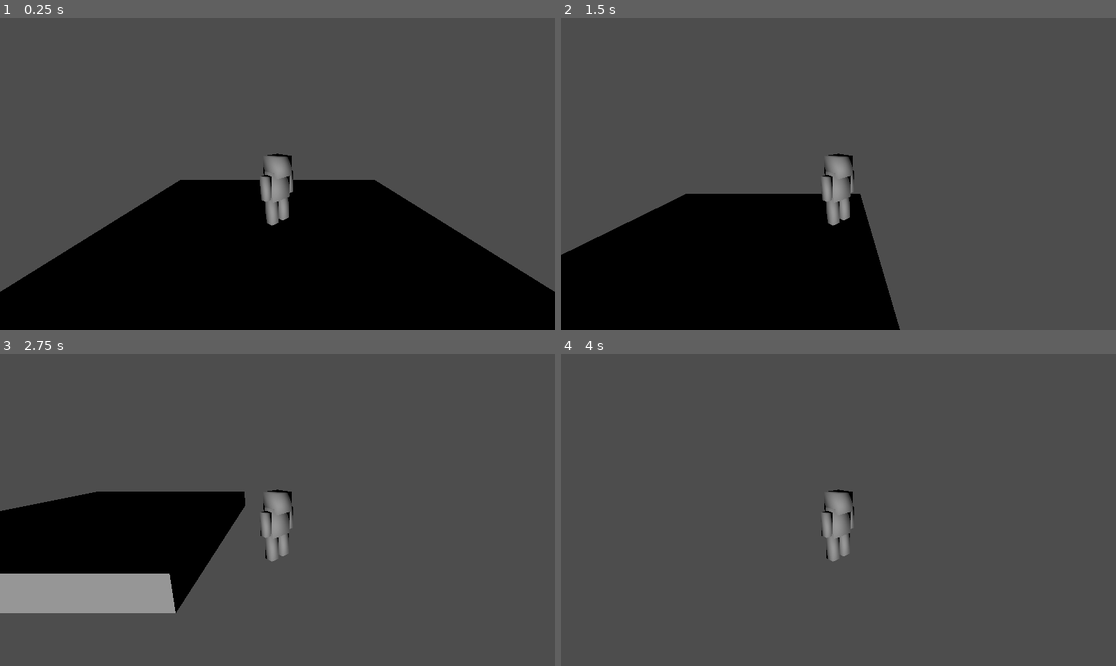
Above: before the commit, frames 1-4 (two rows, left to right).
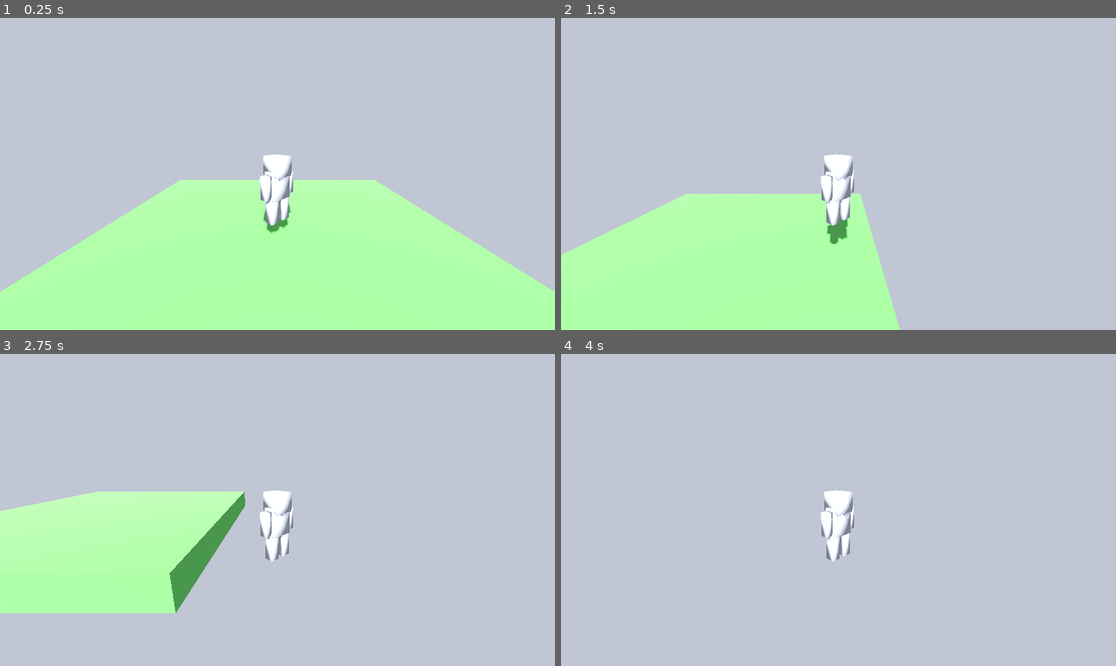
Above: after the commit, the same moments.

Repository: flaco99/valentine
Game: Godot game, scene res://node_3d.tscn
Two runs of this game, one before a commit and one after it. Both use one fixed random seed, a clock stepped at 60 frames per second and the inputs below.
Inputs:
- Up to frame 1 (0.25 s): no input
- Up to frame 2 (1.5 s): tap Enter at 0.5 s; hold D (move_right) 0.53-1.28 s; tap Space (jump) at 0.77 s; hold S (move_backward) from 1.28 s (still down)
- Up to frame 3 (2.75 s): tap Space (jump) at 1.52 s; release S (move_backward) at 2.03 s; hold D (move_right) from 2.03 s (still down)
- Up to frame 4 (4 s): release D (move_right) at 2.78 s; hold W (move_forward) 2.78-3.53 s; tap Space (jump) at 3.02, 3.77 s; hold A (move_left) from 3.53 s (still down)

The runs differ from the first frame. In frame 1, 100% of the frame differs, in the area x 0-100%, y 0-100%; in frame 2, 100%; in frame 3, 100%; in frame 4, 100%.

Commit message:
added green to floor

Diff:
--- /dev/null
+++ b/main-environment.tres
@@ -0,0 +1,27 @@
+[gd_resource type="Environment" load_steps=3 format=3 uid="uid://dgut7boj322bj"]
+
+[sub_resource type="ProceduralSkyMaterial" id="ProceduralSkyMaterial_lg8b7"]
+sky_horizon_color = Color(0.67451, 0.682353, 0.698039, 1)
+sky_curve = 0.0175
+ground_bottom_color = Color(1, 1, 1, 1)
+ground_curve = 0.171484
+
+[sub_resource type="Sky" id="Sky_7bk1c"]
+sky_material = SubResource("ProceduralSkyMaterial_lg8b7")
+
+[resource]
+background_mode = 1
+background_color = Color(0.752941, 0.776471, 0.827451, 1)
+sky = SubResource("Sky_7bk1c")
+ambient_light_source = 2
+ambient_light_color = Color(0.662745, 0.694118, 0.772549, 1)
+ambient_light_energy = 1.15
+tonemap_mode = 2
+ssao_enabled = true
+ssao_radius = 0.3
+ssao_intensity = 0.5
+ssao_power = 15.0
+glow_levels/2 = 0.6
+glow_levels/3 = 0.6
+glow_levels/5 = 0.0
+glow_intensity = 2.0
--- a/node_3d.tscn
+++ b/node_3d.tscn
@@ -1,13 +1,17 @@
-[gd_scene load_steps=6 format=3 uid="uid://b21vnp4qrdvlv"]
+[gd_scene load_steps=8 format=3 uid="uid://b21vnp4qrdvlv"]
 
 [ext_resource type="Script" path="res://player.gd" id="1_v0o8w"]
 [ext_resource type="ArrayMesh" uid="uid://bubmph2qs6nty" path="res://blocky_character.obj" id="2_dqxal"]
+[ext_resource type="Environment" uid="uid://dgut7boj322bj" path="res://main-environment.tres" id="3_w2v5p"]
 
 [sub_resource type="BoxShape3D" id="BoxShape3D_v7t32"]
 size = Vector3(1, 2, 1)
 
 [sub_resource type="BoxMesh" id="BoxMesh_ey47l"]
 size = Vector3(10, 1, 10)
+
+[sub_resource type="StandardMaterial3D" id="StandardMaterial3D_w41v2"]
+albedo_color = Color(0.34062, 0.63, 0.3024, 0.721569)
 
 [sub_resource type="BoxShape3D" id="BoxShape3D_e2kqw"]
 size = Vector3(10, 1, 10)
@@ -33,9 +37,15 @@
 [node name="MeshInstance3D" type="MeshInstance3D" parent="Floor"]
 transform = Transform3D(1, 0, 0, 0, 1, 0, 0, 0, 1, 0, -1, 0)
 mesh = SubResource("BoxMesh_ey47l")
+surface_material_override/0 = SubResource("StandardMaterial3D_w41v2")
 
 [node name="CollisionShape3D" type="CollisionShape3D" parent="Floor"]
 transform = Transform3D(1, 0, 0, 0, 1, 0, 0, 0, 1, 0, -1, 0)
 shape = SubResource("BoxShape3D_e2kqw")
 
 [node name="DirectionalLight3D" type="DirectionalLight3D" parent="."]
+transform = Transform3D(1, 0, 0, 0, 0.707107, 0.707107, 0, -0.707107, 0.707107, 0, 0, 0)
+shadow_enabled = true
+
+[node name="WorldEnvironment" type="WorldEnvironment" parent="."]
+environment = ExtResource("3_w2v5p")
Binary file added: Textures/colormap.png
Not shown, added: Textures/colormap.png.import
